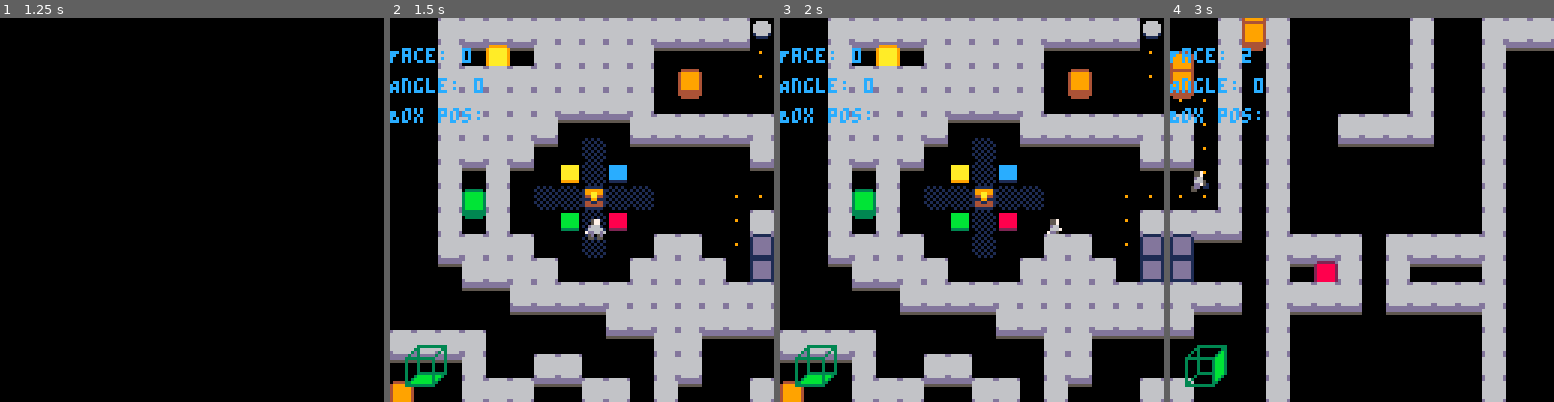
Above: before the commit, frames 1-4 (left to right).
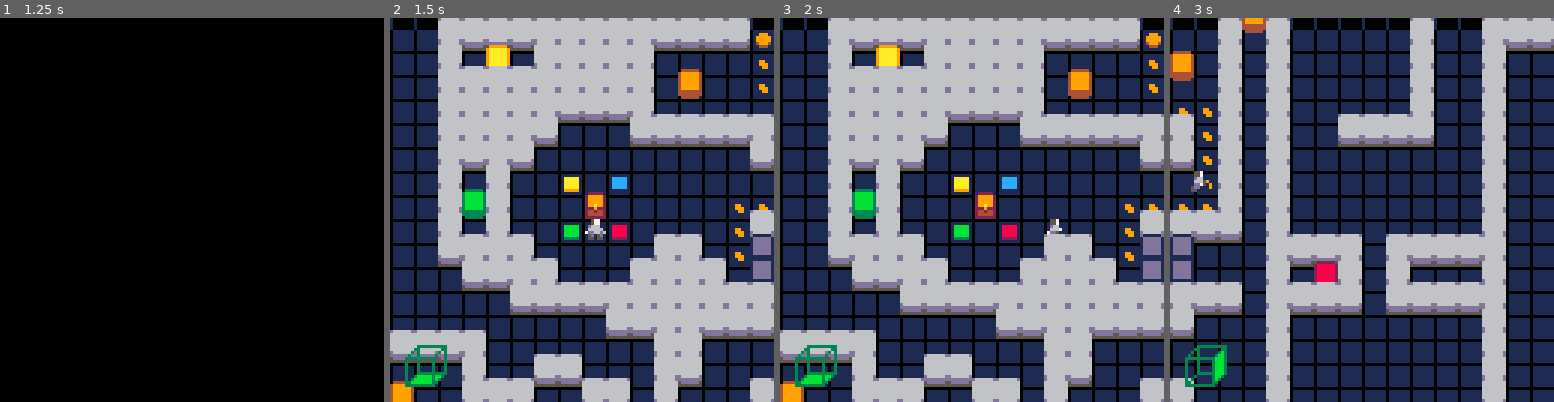
Above: after the commit, the same moments.

Repository: EmilBert/gmtkjam2025
Game: PICO-8 cartridge game.p8
Same seed, same stepped clock (60 frames per second), same inputs: the game is played once before the commit and once after it.
Inputs:
- Up to frame 1 (1.25 s): tap X (X key) at 0.33, 1.07 s; tap O (Z key) at 0.7 s
- Up to frame 2 (1.5 s): no input
- Up to frame 3 (2 s): hold Right from 1.6 s (still down); tap O (Z key) at 1.7 s; tap X (X key) at 1.85 s
- Up to frame 4 (3 s): release Right at 2.1 s; tap O (Z key) at 2.1, 2.5, 2.9 s; hold Up 2.15-2.42 s; hold Right from 2.47 s (still down); tap X (X key) at 2.97 s

Frame 1 is identical in both runs. In frame 2, 37% of the frame differs, in the area x 0-100%, y 0-100%; in frame 3, 37%; in frame 4, 49%.

Commit message:
feat: enhance game mechanics with new wall drawing and box management

Diff:
--- a/game.p8
+++ b/game.p8
@@ -230,19 +230,19 @@
 
 
 __gff__
-0000000000000001080000000000000000010301080000000000000000000000000001000418181818000000000000000000000000000000000000000000000000000000000303030300000000000000000000000001010101000000000000000000000000000000000000000000000000000000000000000000000000000000
+0000000000000001000000000000000000010301080000000000000000000000000001000400000000000000000000000000000000000000000000000000000000000000000303030300000000000000000000000001010101000000000000000000000000000000000000000000000000000000000000000000000000000000
 0000000000000000000000000000000000000000000000000000000000000000000000000000000000000000000000000000000000000000000000000000000000000000000000000000000000000000000000000000000000000000000000000000000000000000000000000000000000000000000000000000000000000000
 __map__
 0000111111111111111111111111112400001111111111111100111111111111000011001100000000001100001111110000001111110000111100110000001100000000000000000000000000000000111111111111000000000000000000000000000000000000000000000000000000000000000000000000000000000000
-0000110000001111111111000000000000001111111111000000000000000011000011001100000000001100001100000000001111110000111100130000002411111111111111111111111111110000111111111111000000000000000000000000000000000000000000000000000000000000000000000000000000000000
-0000111111111111111111000000000000001111111100000000000000000011000011001100000000001100001100001111111111110000111100130000000011111111111111111111111111110000111111111111111111111111111100000000000000000000000000000000000000000000000000000000000000000000
-0000111111111111111111000000000000001111111100000000000000000000000011001100000000001100001100001111111111110000111100130000000011111111111111111111111111110000111111111111111111111111111100000000000000000000000000000000000000000000000000000000000000000000
-0000111111111100000011111111111100001111111111000000000000000000110011001100001111111100001100001111111111110000111111111111111111111111111111111111111111110000111111111111111111111111111100000000000000000000000000000000000000000000000000000000000000000000
-0000111111110000000000000000001100001111111111111100111111111111110011001100000000000000001100001111110000110000110000000000000011111111111111111111111111110000000000000000000000001111111100000000000000000000000000000000000000000000000000000000000000000000
-0000110011000025002700000000000000001111111111111100000011000000000011001100000000000000001100001111110000110000111111111100000011111111111111111111111111110000111111111111111111001111111100000000000000000000000000000000000000000000000000000000000000000000
-0000110011000000070000000000000000001111111111111111110011000000000011001100000000000000001100001111110000110000110000001100000011111111111111111111111111110000111111000000000011001111111100000000000000000000000000000000000000000000000000000000000000000000
-0000110011000026002800000000001100001100000000000000110011000000111111001100000000000000001100001111111111110000111111111100000011111111111111111111111111110000111111001111111111111111111100000000000000000000000000000000000000000000000000000000000000000000
-0000111111110000000000111100001300001100001100000011111111000000130000001111111100111111111100001111111111110000110000000000000011111111111111111111111111110000111111001111110011001111111100000000000000000000000000000000000000000000000000000000000000000000
+0000110000001111111111000000001400001111111111000000000000000011140011001100000000001100001100000000001111110000111100131414142411111111111111111111111111110000111111111111000000000000000000000000000000000000000000000000000000000000000000000000000000000000
+0000111111111111111111000000001414001111111100000000000000000011140011001100000000001100001100001111111111110000111100130000000011111111111111111111111111110000111111111111111111111111111100000000000000000000000000000000000000000000000000000000000000000000
+0000111111111111111111000000000000001111111100000000000000000000141411001100000000001100001100001111111111110000111100130000000011111111111111111111111111110000111111111111111111111111111100000000000000000000000000000000000000000000000000000000000000000000
+0000111111111100000011111111111100001111111111000000000000000000111411001100001111111100001100001111111111110000111111111111111111111111111111111111111111110000111111111111111111111111111100000000000000000000000000000000000000000000000000000000000000000000
+0000111111110000000000000000001100001111111111111100111111111111111411001100000000000000001100001111110000110000110000000000000011111111111111111111111111110000000000000000000000001111111100000000000000000000000000000000000000000000000000000000000000000000
+0000110011000025002700000000000000001111111111111100000011000000001411001100000000000000001100001111110000110000111111111100000011111111111111111111111111110000111111111111111111001111111100000000000000000000000000000000000000000000000000000000000000000000
+0000110011000000070000000000141400001111111111111111110011000014141411001100000000000000001100001111110000110000110000001100000011111111111111111111111111110000111111000000000011001111111100000000000000000000000000000000000000000000000000000000000000000000
+0000110011000026002800000000141100001100000000000000110011000014111111001100000000000000001100001111111111110000111111111100000011111111111111111111111111110000111111001111111111111111111100000000000000000000000000000000000000000000000000000000000000000000
+0000111111110000000000111100141300001100001100000011111111000014130000001111111100111111111100001111111111110000110000000000000011111111111111111111111111110000111111001111110011001111111100000000000000000000000000000000000000000000000000000000000000000000
 0000001111111100000011111111001300001100001100000000000000000000130000001100001100110000001100001111111111110000110000000000000000000000110000000000001111110000111111111111110011001111111100000000000000000000000000000000000000000000000000000000000000000000
 0000000000111111111111111111111100001111111111111111111111111111111111001111111100111111111100001111111111110000110000000000000011111111111111111111111111110000111111111111110011001111111100000000000000000000000000000000000000000000000000000000000000000000
 0000000000000000001111111111111100001111111111111111110000000000110000001100000000000000001100001111111111110000110000000000000011111111111111111111111111110000111111111111110011001111111100000000000000000000000000000000000000000000000000000000000000000000
--- a/main.lua
+++ b/main.lua
@@ -18,6 +18,8 @@
     animation_timer = 0,
 }
 
+world_offset = 3
+
 player_animations = {
     idle = {
         frames = {64},
@@ -52,10 +54,37 @@
         TILE = 18,
         WALL = 34,
     },
+    CHEST = {
+        TILE = 7,
+        WALL = 23,
+    },
     BUTTON = {
         TILE = 36
     }
 }
+
+-- FS = {
+--     NORMAL_BTN = {
+--         TILE = 36,
+--         BOTTOM = 52
+--     },
+--     YELLOW_BTN = {
+--         TILE = 37,
+--         BOTTOM = 53
+--     },
+--     GREEN_BTN = {
+--         TILE = 38,
+--         BOTTOM = 54
+--     },
+--     BLUE_BTN = {
+--         TILE = 39,
+--         BOTTOM = 55
+--     },
+--     RED_BTN = {
+--         TILE = 40,
+--         BOTTOM = 56
+--     },
+-- }
 
 buttons = {
     {{0,15,0}, {0,15,9}, {0,15,10}, {2,0,9}, {2,0,10}},
@@ -70,9 +99,6 @@
 floorstuff_to_draw = {}
 
 particles={}
-
-
-
 
 game_state = "start" -- 'start', 'transition', or 'play'
 logo_anim_timer = 0
@@ -311,12 +337,11 @@
 
 
 function collect_static_boxes(face)
-    local occupied_positions = {} -- Track occupied positions
     for x = 0, MAP_SIZE_IN_TILES - 1 do
         for y = 0, MAP_SIZE_IN_TILES - 1 do
             local box_tile = mget(face * MAP_SIZE_IN_TILES + x, MAP_SIZE_IN_TILES + y)
             if fget(box_tile, 1) then
-                add_box_to_draw(x * 8, y * 8, box_tile, 0, occupied_positions)
+                add_box_to_draw(x * 8, y * 8, box_tile, 0)
             end
         end
     end
@@ -325,7 +350,7 @@
 -- Move boxes according to the gravity of the current face.
 function update_boxes(face, perspective_exit_direction)
     boxes_to_draw = {} -- Clear the array first
-    local occupied_positions = {} -- Track occupied positions to prevent duplicates
+    occupied_positions = {}
     local opposite_face = get_opposite_face(face)
 
     for k, v in pairs(connections[face + 1]) do
@@ -486,7 +511,9 @@
     end
 end
 
-function add_box_to_draw(x, y, tile, fall_height, occupied_positions)
+occupied_positions = {}
+
+function add_box_to_draw(x, y, tile, fall_height)
     local pos_key = x..","..y -- Create a unique key for this position
     if not occupied_positions[pos_key] then
         occupied_positions[pos_key] = true
@@ -500,10 +527,15 @@
 end
 
 
-
-
 function _draw()
     cls()
+    -- Fill the whole floor with tile 8
+    for x=0,MAP_SIZE_IN_TILES-1 do
+        spr(9, x*8, -world_offset)
+        for y=0,MAP_SIZE_IN_TILES-1 do
+            spr(8, x*8, y*8+world_offset)
+        end
+    end
     if game_state == "start" or game_state == "transition" then
         draw_start_screen()
         if game_state == "transition" then
@@ -516,22 +548,23 @@
     end
     local map_x = player.face * MAP_SIZE_IN_TILES
     -- Automatically draw wall sprites for all tiles with collision flags
+    -- Draw player
+    -- draw_floor_stuff()
+    map(map_x, 0, 0, world_offset, MAP_SIZE_IN_TILES, MAP_SIZE_IN_TILES)
     draw_map_walls(map_x)
+    draw_player()
     draw_box_fall_shadow()
     draw_box_walls()
-    -- Draw player
-    draw_floor_stuff()
-    draw_player()
-    map(map_x, 0, 0, 0, MAP_SIZE_IN_TILES, MAP_SIZE_IN_TILES)
+    draw_walls()
+    draw_boxes()
     -- Draw main tiles
     -- Draw boxes and their walls
-    draw_boxes()
     draw_minimap()
     draw_particles()
     -- draw the player's pixel position
-    print("Face: "..player.face, 0, 10, 12)
-    print("Angle: "..GLOBAL_ROTATION, 0, 20, 12)
-    print("Box pos: "..BOX_POS, 0, 30, 12)
+    -- print("Face: "..player.face, 0, 10, 12)
+    -- print("Angle: "..GLOBAL_ROTATION, 0, 20, 12)
+    -- print("Box pos: "..BOX_POS, 0, 30, 12)
 end
 
 function draw_win_screen()
@@ -554,7 +587,18 @@
 end
 
 -- Draws the start screen with the logo and play prompt
-
+function draw_walls()
+    -- Draw the walls based on the current face
+    local map_x = player.face * MAP_SIZE_IN_TILES
+    for x=0,MAP_SIZE_IN_TILES-1 do
+        for y=0,MAP_SIZE_IN_TILES-1 do
+            local tile = mget(map_x + x, y)
+            if fget(tile, 0) then
+                mapdrawtile(tile, x*8, y*8)
+            end
+        end
+    end
+end
 
 function draw_start_screen()
     cls()
Not shown, changed: 21 lines of the sprite sheet (__gfx__) section of game.p8
